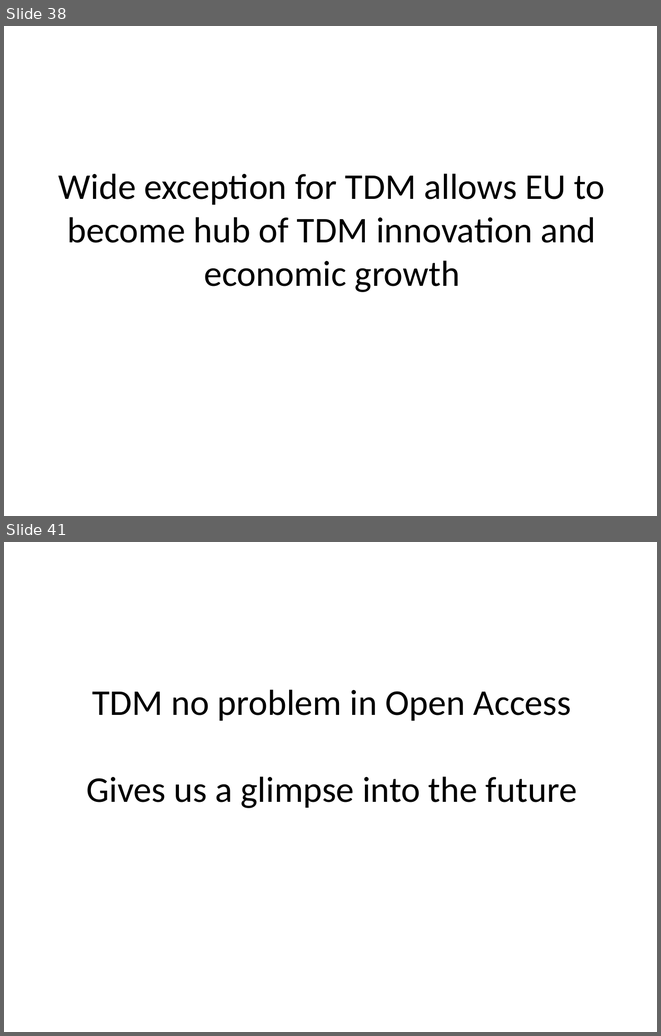
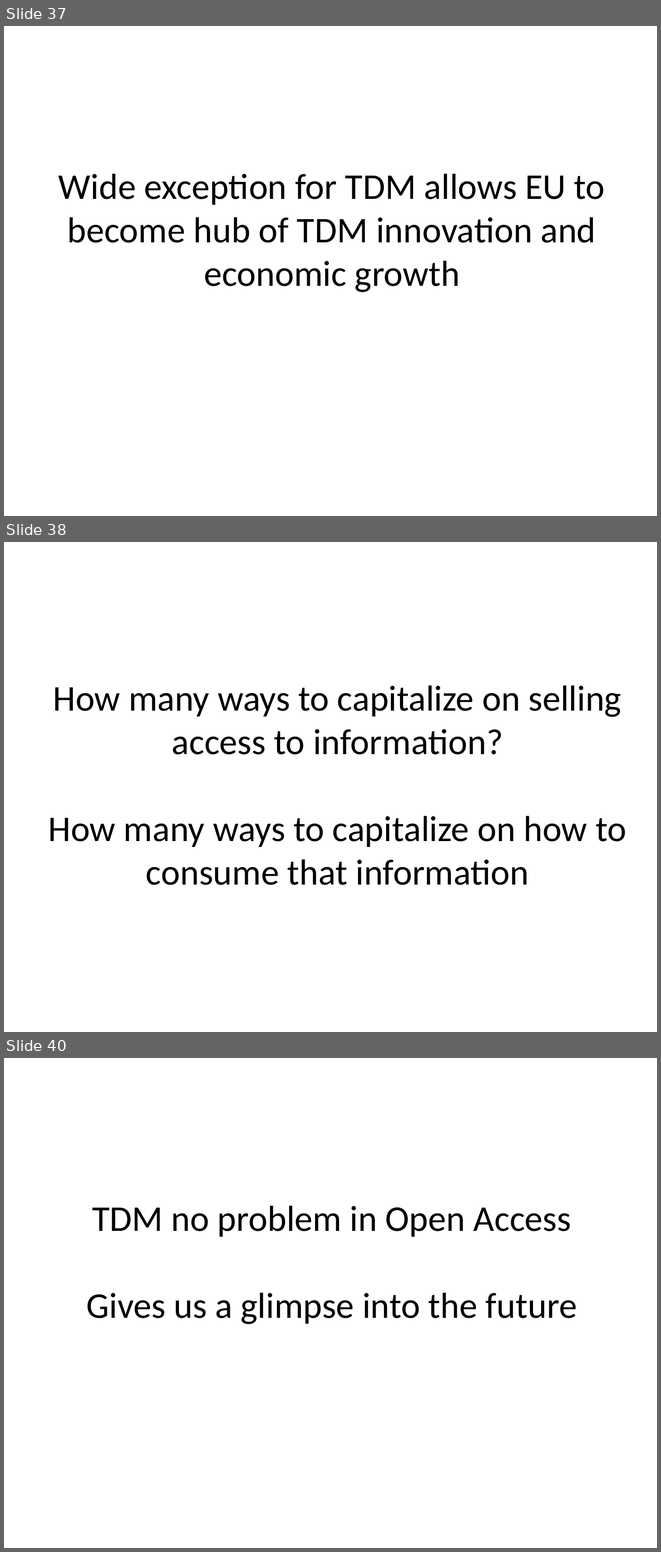
Before and after one commit to chartgerink/talks, a slide deck: 2016_2017/20170621tdm-ep/presentation.odp. Shown one above the other, each under a label of ours: slides 38 and 41 before the commit, slides 37, 38 and 40 after it; the slides between them are not shown. The pictures are 661x1036 and 661x1552 pixels, drawn with LibreOffice and Linux fonts; fonts in the diff are those of the drawing. Boxes give left, top, right and bottom in pixels: in the first picture for what was removed or moved away, otherwise in the second. Text is boxed around its words. In the diff, an @@ line names an element or a change of style, - is before the commit and + after.

```diff
--- a/2016_2017/20170621tdm-ep/presentation.odp
+++ b/2016_2017/20170621tdm-ep/presentation.odp
@@ slide 38 added at <box>4,542,657,1032</box>, background #FFFFFF @@
@@ title added at <box>48,685,626,885</box>, 44 pt, text #000000 @@
+How many ways to capitalize on selling access to information?
+How many ways to capitalize on how to consume that information
@@ what was slide 38 is now slide 37 @@
@@ what was slide 41 is now slide 40 @@
```
Also in this commit, not shown: 4 slides changed, 2 slides removed, 2 other files.
